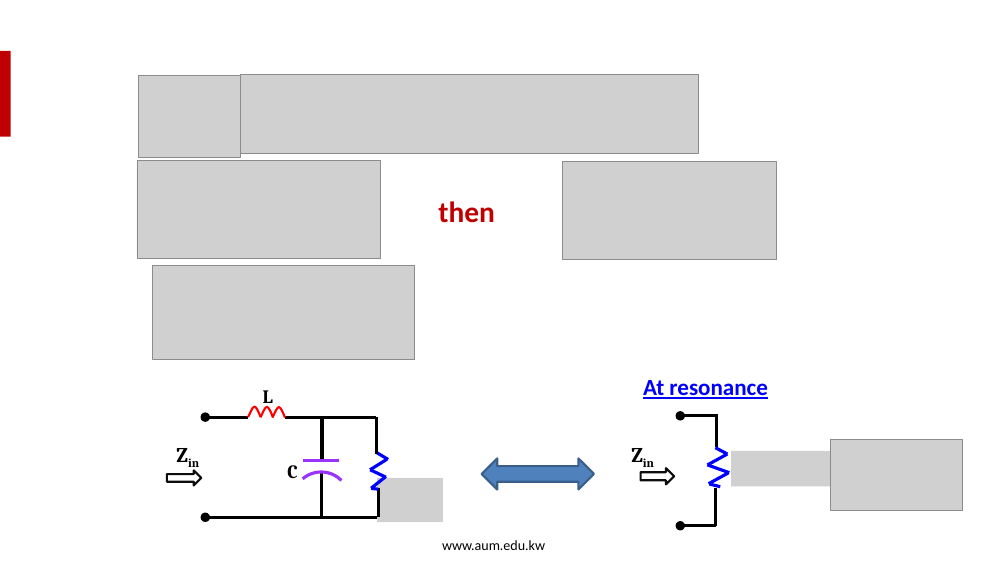
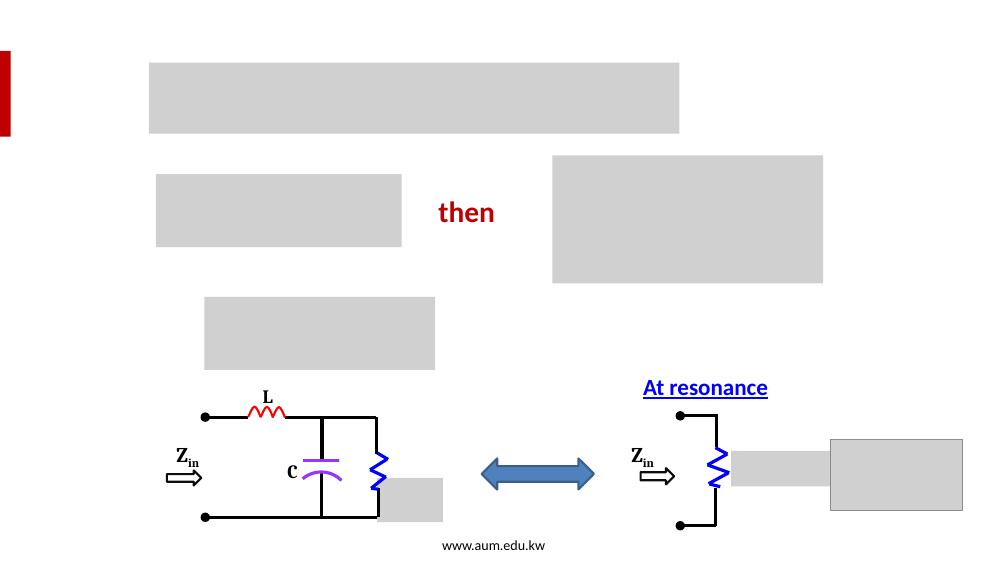
Before and after one commit to salmanrazzaq1993/AUM-WORK, a slide deck: slide 19 of PP WORK/Instructor Version/Week 12/Week 12-Lecture 1 - Resonance.pptx (slide 14 before the commit). Drawn at 1008x567 pixels with LibreOffice and Linux fonts; fonts in the diff are those of the drawing; grey boxes stand for pictures; background and template pictures are left out. Boxes give left, top, right and bottom in pixels: in the first picture for what was removed or moved away, otherwise in the second. Text is boxed around its words. In the diff, an @@ line names an element or a change of style, - is before the commit and + after.

```diff
--- a/PP WORK/Instructor Version/Week 12/Week 12-Lecture 1 - Resonance.pptx
+++ b/PP WORK/Instructor Version/Week 12/Week 12-Lecture 1 - Resonance.pptx
@@ picture removed at [139,76,240,157] @@
@@ picture: place and size @@
-picture at [240,74,698,153]
+picture at [149,63,679,134]
@@ picture: place and size @@
-picture at [137,161,380,259]
+picture at [156,174,402,247]
@@ picture: place and size @@
-picture at [563,162,777,259]
+picture at [553,156,823,284]
@@ picture removed at [152,265,414,360] @@
@@ picture added at [204,297,435,370] @@
```
Also in this commit, not shown: 8 other slides changed, 6 slides added.
